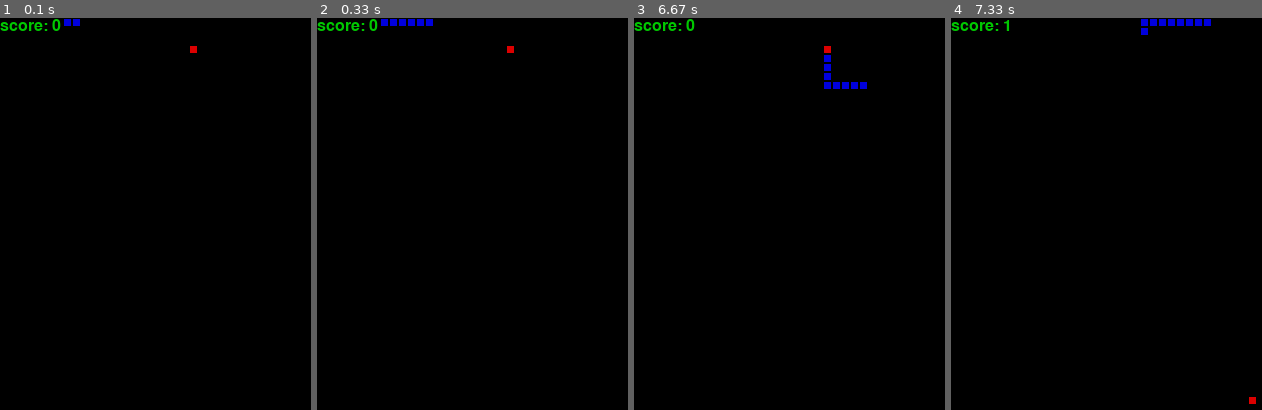
Above: before the commit, frames 1-4 (left to right).
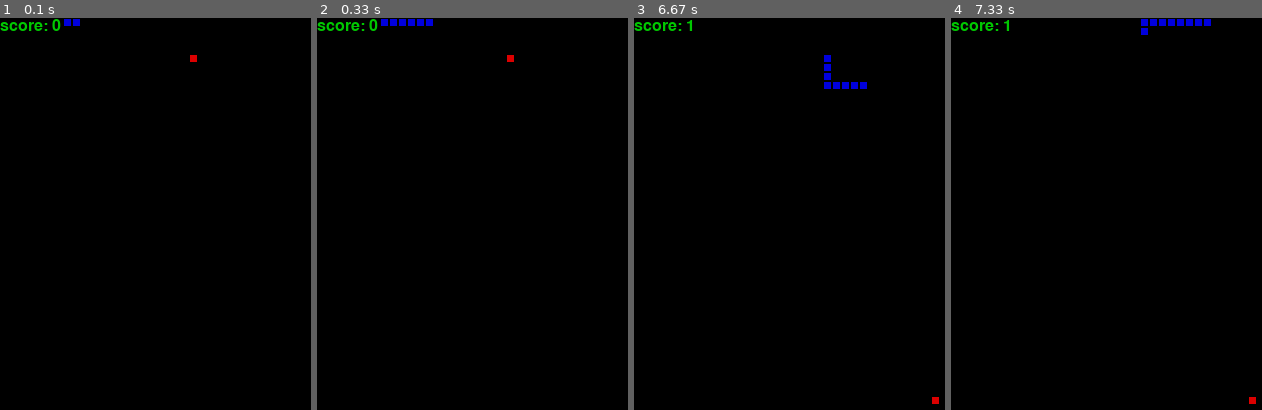
Above: after the commit, the same moments.

Repository: muertos/pygame-snake
Game: pygame game, started from src/main.py
Same seed, same stepped clock (60 frames per second), same inputs: the game is played once before the commit and once after it.
Inputs:
- Up to frame 1 (0.1 s): no input
- Up to frame 2 (0.33 s): no input
- Up to frame 3 (6.67 s): hold Down 0.9-1.37 s; hold Left 1.4-1.8 s; hold Up 1.83-2.2 s; hold Right 2.23-2.87 s; hold Down 2.9-3.27 s; hold Left 3.3-3.77 s; hold Up 4.3-4.6 s; hold Right 4.63-5.1 s; hold Down 5.7-6 s; hold Left 6.03-6.43 s; hold Up from 6.47 s (still down)
- Up to frame 4 (7.33 s): release Up at 6.83 s; hold Right from 6.87 s (still down)

The runs differ from the first frame. In frame 1, less than 0.1% of the frame differs, in the area x 61-64%, y 7-12%; in frame 2, less than 0.1%; in frame 3, 0.1%, in the area x 16-99%, y 0-99%; in frame 4, nothing differs.

Commit message:
add min value for apple x,y coords, fixing an issue where the apple could spawn out of bounds

Diff:
--- a/src/objects.py
+++ b/src/objects.py
@@ -146,6 +146,9 @@
       self.length += 1
       pygame.mixer.Sound.play(self.eat_apple)
       apple.generate(self)
+      print(f"apple x: {apple.x}")
+      print(f"apple y: {apple.y}")
+      print(f"snake array: {self.pos}")
       self.update_score()
       apple.draw_cell(background, apple.x, apple.y, apple.color)
       # this seems wrong, but it works
@@ -164,14 +167,14 @@
 class Apple(Snake):
   def __init__(self, color) -> None:
     # don't spawn an x value within the snake's coords
-    self.x = random.randrange(int(Game.screen_width / (Game.cell_width + 1) + SNAKE_LENGTH))
-    self.y = random.randrange(int(Game.screen_height / (Game.cell_width + 1)))
+    self.x = random.randrange(1, int(Game.screen_width / (Game.cell_width + 1) + SNAKE_LENGTH))
+    self.y = random.randrange(1, int(Game.screen_height / (Game.cell_width + 1)))
     self.color = color
 
   def generate(self, snake):
     """ generate new Apple x,y """
-    self.x = random.randrange(int(Game.screen_width / (Game.cell_width + 1)))
-    self.y = random.randrange(int(Game.screen_height / (Game.cell_width + 1)))
+    self.x = random.randrange(1, int(Game.screen_width / (Game.cell_width + 1)))
+    self.y = random.randrange(1, int(Game.screen_height / (Game.cell_width + 1)))
     while (self.x, self.y) in snake.pos:
-      self.x = random.randrange(int(Game.screen_width / (Game.cell_width + 1)))
-      self.y = random.randrange(int(Game.screen_height / (Game.cell_width + 1)))
+      self.x = random.randrange(1, int(Game.screen_width / (Game.cell_width + 1)))
+      self.y = random.randrange(1, int(Game.screen_height / (Game.cell_width + 1)))
